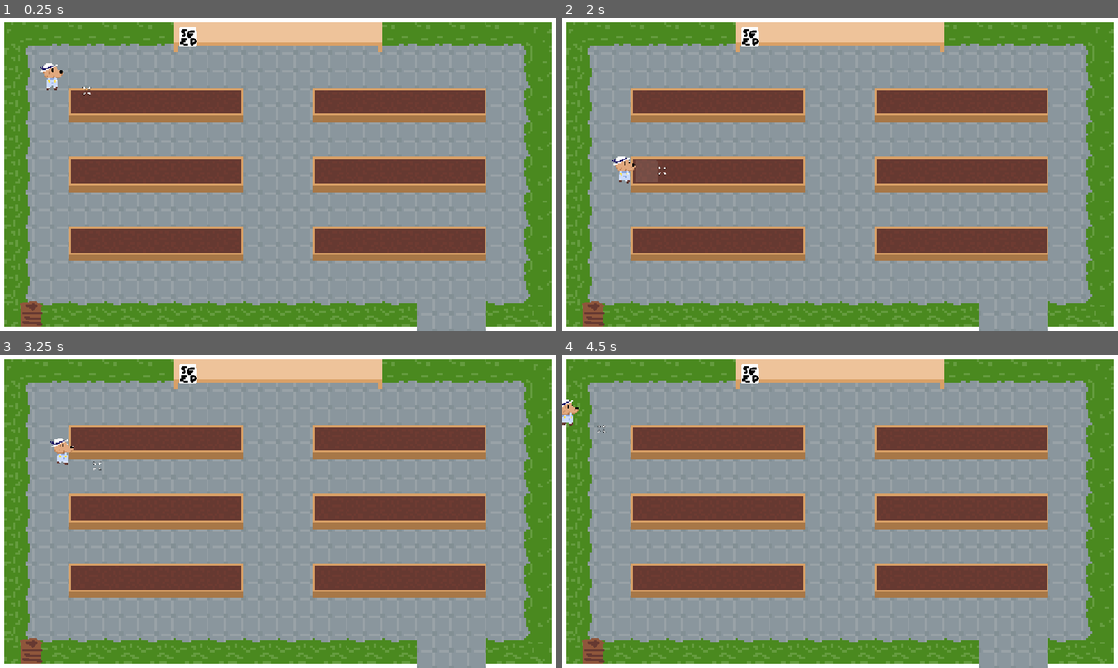
Above: before the commit, frames 1-4 (two rows, left to right).
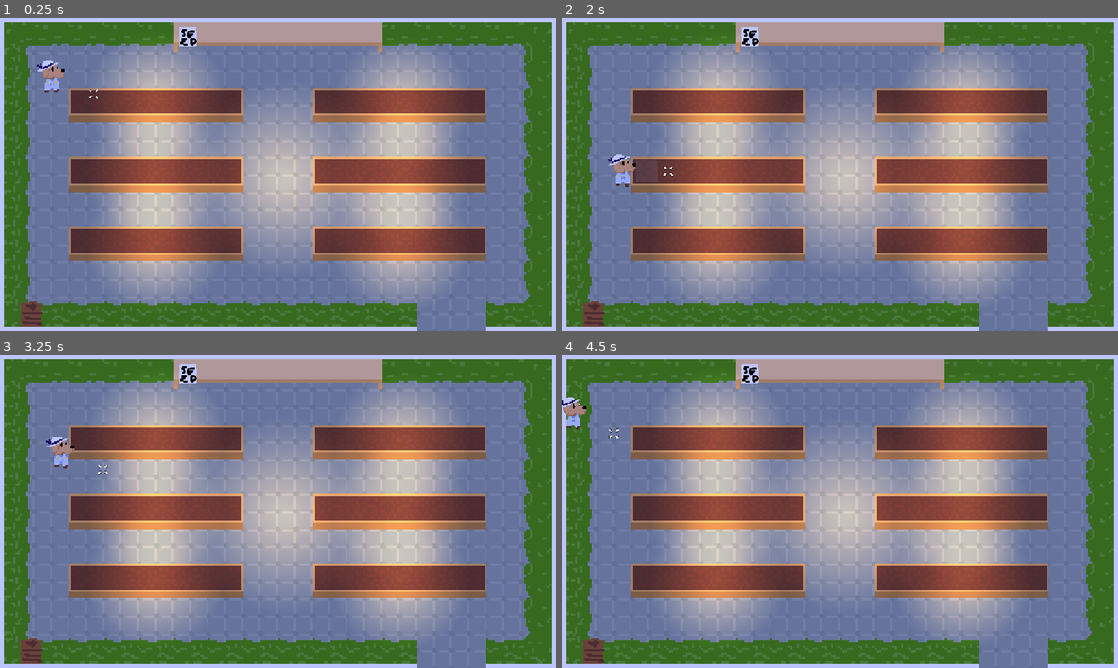
Above: after the commit, the same moments.

Repository: artisiole/gmtk-2026
Game: Godot game, scene res://scenes/main.tscn
The game is run twice, just before and just after one commit, with the same random seed, the same clock (stepped at 60 frames per second) and the same inputs.
Inputs (mouse positions are in pixels of both pictures, inside the frame that each line leads up to):
- Up to frame 1 (0.25 s): no input
- Up to frame 2 (2 s): tap Enter at 0.5 s; move the mouse to (645, 171) at 0.52 s; hold Right (right) 0.53-1.28 s; click (645, 171) at 0.6 s; tap Space at 1.25 s; move the mouse to (684, 171) at 1.27 s; hold Down (down) from 1.28 s (still down); tap Shift (sprint) at 1.35 s
- Up to frame 3 (3.25 s): move the mouse to (155, 508) at 2.02 s; release Down (down) at 2.03 s; hold Right (right) 2.03-2.78 s; click (155, 508) at 2.1 s; tap Enter at 2.75 s; move the mouse to (194, 508) at 2.77 s; hold Up (up) from 2.78 s (still down); tap Shift (sprint) at 2.85 s
- Up to frame 4 (4.5 s): move the mouse to (789, 508) at 3.52 s; release Up (up) at 3.53 s; hold Left (left) from 3.53 s (still down); click (789, 508) at 3.6 s; tap Space at 4.25 s; move the mouse to (673, 464) at 4.27 s; tap Shift (sprint) at 4.35 s

The runs differ from the first frame. In frame 1, 72% of the frame differs, in the area x 0-100%, y 0-100%; in frame 2, 73%; in frame 3, 72%; in frame 4, 72%.

Commit message:
nighttime lighting to main scene

Diff:
--- a/scenes/main.tscn
+++ b/scenes/main.tscn
@@ -24,61 +24,86 @@
 [ext_resource type="Script" uid="uid://c2ftiu1535mow" path="res://scripts/compost.gd" id="25_2wyq8"]
 [ext_resource type="Texture2D" uid="uid://q2rslxocu0it" path="res://sprites/placeholder_compost.png" id="25_og1vs"]
 
-[sub_resource type="RectangleShape2D" id="RectangleShape2D_85ri6"]
-size = Vector2(13, 1458)
-
-[sub_resource type="RectangleShape2D" id="RectangleShape2D_sugp2"]
-size = Vector2(1315, 16.5)
-
-[sub_resource type="RectangleShape2D" id="RectangleShape2D_pm3ni"]
-size = Vector2(981.5, 16.5)
-
-[sub_resource type="RectangleShape2D" id="RectangleShape2D_y6deb"]
-size = Vector2(178, 11.25)
-
-[sub_resource type="TileSetAtlasSource" id="TileSetAtlasSource_kmb1v"]
+[sub_resource type="PhysicsMaterial" id="PhysicsMaterial_y6deb"]
+friction = 0.0
+
+[sub_resource type="TileSetAtlasSource" id="TileSetAtlasSource_pm3ni"]
 texture = ExtResource("11_pm3ni")
 0:0/0 = 0
+0:0/0/physics_layer_0/polygon_0/points = PackedVector2Array(-8, -8, 8, -8, 8, -6, -8, -6)
 1:0/0 = 0
+1:0/0/physics_layer_0/polygon_0/points = PackedVector2Array(6, -8, 8, -8, 8, 8, 6, 8)
 2:0/0 = 0
+2:0/0/physics_layer_0/polygon_0/points = PackedVector2Array(-8, -8, -6, -8, -6, 8, -8, 8)
 3:0/0 = 0
+3:0/0/physics_layer_0/polygon_0/points = PackedVector2Array(-8, 6, 8, 6, 8, 8, -8, 8)
 0:1/0 = 0
+0:1/0/physics_layer_0/polygon_0/points = PackedVector2Array(-8, -8, 8, -8, 8, -6, -8, -6)
 1:1/0 = 0
+1:1/0/physics_layer_0/polygon_0/points = PackedVector2Array(6, -8, 8, -8, 8, 8, 6, 8)
 2:1/0 = 0
+2:1/0/physics_layer_0/polygon_0/points = PackedVector2Array(-8, -8, -6, -8, -6, 8, -8, 8)
 3:1/0 = 0
+3:1/0/physics_layer_0/polygon_0/points = PackedVector2Array(-8, 6, 8, 6, 8, 8, -8, 8)
 0:2/0 = 0
+0:2/0/physics_layer_0/polygon_0/points = PackedVector2Array(-8, -8, 8, -8, 8, -6, -8, -6)
 1:2/0 = 0
+1:2/0/physics_layer_0/polygon_0/points = PackedVector2Array(6, -8, 8, -8, 8, 8, 6, 8)
 2:2/0 = 0
+2:2/0/physics_layer_0/polygon_0/points = PackedVector2Array(-8, -8, -6, -8, -6, 8, -8, 8)
 3:2/0 = 0
+3:2/0/physics_layer_0/polygon_0/points = PackedVector2Array(-8, 6, 8, 6, 8, 8, -8, 8)
 0:3/0 = 0
+0:3/0/physics_layer_0/polygon_0/points = PackedVector2Array(-8, -8, 8, -8, 8, -6, -8, -6)
 1:3/0 = 0
+1:3/0/physics_layer_0/polygon_0/points = PackedVector2Array(6, -8, 8, -8, 8, 8, 6, 8)
 2:3/0 = 0
+2:3/0/physics_layer_0/polygon_0/points = PackedVector2Array(-8, -8, -6, -8, -6, 8, -8, 8)
 3:3/0 = 0
-
-[sub_resource type="TileSetAtlasSource" id="TileSetAtlasSource_fuf3a"]
+3:3/0/physics_layer_0/polygon_0/points = PackedVector2Array(-8, 6, 8, 6, 8, 8, -8, 8)
+
+[sub_resource type="TileSetAtlasSource" id="TileSetAtlasSource_y6deb"]
 texture = ExtResource("12_y6deb")
 0:0/0 = 0
+0:0/0/physics_layer_0/polygon_0/points = PackedVector2Array(-8, -8, 8, -8, 8, -6, -6, -6, -6, 8, -8, 8)
 1:0/0 = 0
+1:0/0/physics_layer_0/polygon_0/points = PackedVector2Array(-8, -8, 8, -8, 8, 8, 6, 8, 6, -6, -8, -6)
 2:0/0 = 0
+2:0/0/physics_layer_0/polygon_0/points = PackedVector2Array(-6, -8, -6, 6, 8, 6, 8, 8, -8, 8, -8, -8)
 3:0/0 = 0
+3:0/0/physics_layer_0/polygon_0/points = PackedVector2Array(6, 6, 6, -8, 8, -8, 8, 8, -8, 8, -8, 6)
 0:1/0 = 0
+0:1/0/physics_layer_0/polygon_0/points = PackedVector2Array(-8, -8, 8, -8, 8, -6, -6, -6, -6, 8, -8, 8)
 1:1/0 = 0
+1:1/0/physics_layer_0/polygon_0/points = PackedVector2Array(-8, -8, 8, -8, 8, 8, 6, 8, 6, -6, -8, -6)
 2:1/0 = 0
+2:1/0/physics_layer_0/polygon_0/points = PackedVector2Array(-6, -8, -6, 6, 8, 6, 8, 8, -8, 8, -8, -8)
 3:1/0 = 0
+3:1/0/physics_layer_0/polygon_0/points = PackedVector2Array(6, 6, 6, -8, 8, -8, 8, 8, -8, 8, -8, 6)
 0:2/0 = 0
+0:2/0/physics_layer_0/polygon_0/points = PackedVector2Array(-8, -8, 8, -8, 8, -6, -6, -6, -6, 8, -8, 8)
 1:2/0 = 0
+1:2/0/physics_layer_0/polygon_0/points = PackedVector2Array(-8, -8, 8, -8, 8, 8, 6, 8, 6, -6, -8, -6)
 2:2/0 = 0
+2:2/0/physics_layer_0/polygon_0/points = PackedVector2Array(-6, -8, -6, 6, 8, 6, 8, 8, -8, 8, -8, -8)
 3:2/0 = 0
+3:2/0/physics_layer_0/polygon_0/points = PackedVector2Array(6, 6, 6, -8, 8, -8, 8, 8, -8, 8, -8, 6)
 0:3/0 = 0
+0:3/0/physics_layer_0/polygon_0/points = PackedVector2Array(-8, -8, 8, -8, 8, -6, -6, -6, -6, 8, -8, 8)
 1:3/0 = 0
+1:3/0/physics_layer_0/polygon_0/points = PackedVector2Array(-8, -8, 8, -8, 8, 8, 6, 8, 6, -6, -8, -6)
 2:3/0 = 0
+2:3/0/physics_layer_0/polygon_0/points = PackedVector2Array(-6, -8, -6, 6, 8, 6, 8, 8, -8, 8, -8, -8)
 3:3/0 = 0
-
-[sub_resource type="TileSet" id="TileSet_pibwh"]
-sources/0 = SubResource("TileSetAtlasSource_kmb1v")
-sources/1 = SubResource("TileSetAtlasSource_fuf3a")
-
-[sub_resource type="PhysicsMaterial" id="PhysicsMaterial_y6deb"]
+3:3/0/physics_layer_0/polygon_0/points = PackedVector2Array(6, 6, 6, -8, 8, -8, 8, 8, -8, 8, -8, 6)
+
+[sub_resource type="TileSet" id="TileSet_og1vs"]
+physics_layer_0/collision_layer = 1
+physics_layer_0/physics_material = SubResource("PhysicsMaterial_y6deb")
+sources/0 = SubResource("TileSetAtlasSource_pm3ni")
+sources/1 = SubResource("TileSetAtlasSource_y6deb")
+
+[sub_resource type="PhysicsMaterial" id="PhysicsMaterial_2wyq8"]
 friction = 0.0
 
 [sub_resource type="TileSetAtlasSource" id="TileSetAtlasSource_c6pm6"]
@@ -130,7 +155,7 @@
 
 [sub_resource type="TileSet" id="TileSet_nvyfr"]
 physics_layer_0/collision_layer = 1
-physics_layer_0/physics_material = SubResource("PhysicsMaterial_y6deb")
+physics_layer_0/physics_material = SubResource("PhysicsMaterial_2wyq8")
 sources/0 = SubResource("TileSetAtlasSource_c6pm6")
 sources/1 = SubResource("TileSetAtlasSource_5he1u")
 sources/2 = SubResource("TileSetAtlasSource_cjqg0")
@@ -161,7 +186,7 @@
 
 [sub_resource type="TileSet" id="TileSet_bjg73"]
 physics_layer_0/collision_layer = 1
-physics_layer_0/physics_material = SubResource("PhysicsMaterial_y6deb")
+physics_layer_0/physics_material = SubResource("PhysicsMaterial_2wyq8")
 sources/0 = SubResource("TileSetAtlasSource_ty1g6")
 sources/1 = SubResource("TileSetAtlasSource_j2jfr")
 
@@ -182,48 +207,43 @@
 
 [sub_resource type="RectangleShape2D" id="RectangleShape2D_0wfyh"]
 size = Vector2(124, 122)
+
+[sub_resource type="CanvasItemMaterial" id="CanvasItemMaterial_og1vs"]
+blend_mode = 3
+
+[sub_resource type="Gradient" id="Gradient_y6deb"]
+colors = PackedColorArray(1, 1, 1, 1, 1, 1, 1, 1)
+
+[sub_resource type="GradientTexture1D" id="GradientTexture1D_bpmhk"]
+gradient = SubResource("Gradient_y6deb")
+
+[sub_resource type="Gradient" id="Gradient_pm3ni"]
+offsets = PackedFloat32Array(0, 0.6325301)
+colors = PackedColorArray(1, 1, 1, 1, 0, 0, 0, 1)
+
+[sub_resource type="GradientTexture2D" id="GradientTexture2D_bpmhk"]
+gradient = SubResource("Gradient_pm3ni")
+fill = 1
+fill_from = Vector2(0.5217391, 0.5173913)
 
 [node name="Node2D" type="Node2D" unique_id=311975873]
 
 [node name="Player" parent="." unique_id=1519330593 instance=ExtResource("2_0wfyh")]
 z_index = 4
 position = Vector2(121, 133)
-
-[node name="Boundaries" type="Node2D" parent="." unique_id=2084108758]
-
-[node name="Walls" type="StaticBody2D" parent="Boundaries" unique_id=1028835517]
-
-[node name="CollisionShape2D" type="CollisionShape2D" parent="Boundaries/Walls" unique_id=1762951722]
-position = Vector2(-7, 712)
-shape = SubResource("RectangleShape2D_85ri6")
-
-[node name="CollisionShape2D2" type="CollisionShape2D" parent="Boundaries/Walls" unique_id=416053934]
-position = Vector2(1286, 709)
-shape = SubResource("RectangleShape2D_85ri6")
-
-[node name="CollisionShape2D3" type="CollisionShape2D" parent="Boundaries/Walls" unique_id=1195485319]
-position = Vector2(635.5, -8.25)
-shape = SubResource("RectangleShape2D_sugp2")
-
-[node name="CollisionShape2D4" type="CollisionShape2D" parent="Boundaries/Walls" unique_id=1710448542]
-position = Vector2(469.25, 728)
-shape = SubResource("RectangleShape2D_pm3ni")
-
-[node name="CollisionShape2D5" type="CollisionShape2D" parent="Boundaries/Walls" unique_id=923265468]
-position = Vector2(1209, 725.375)
-shape = SubResource("RectangleShape2D_y6deb")
+scale = Vector2(1.2, 1.2)
 
 [node name="Camera2D" type="Camera2D" parent="." unique_id=1055604865]
 position = Vector2(640, 360.00003)
 scale = Vector2(5, 5)
 
-[node name="TileMapLayer2" type="TileMapLayer" parent="." unique_id=468879426]
+[node name="TileMapLayer2" type="TileMapLayer" parent="." unique_id=1132094721]
 z_index = 2
 texture_filter = 1
 position = Vector2(0, 720)
 scale = Vector2(5, 5)
 tile_map_data = PackedByteArray("AAAAAPf/AQAAAAEAAAABAPf/AAAAAAEAAAACAPf/AAAAAAEAAAADAPf/AAAAAAEAAAAEAPf/AAAAAAEAAAAFAP …(1296 unchanged characters)…
-tile_set = SubResource("TileSet_pibwh")
+tile_set = SubResource("TileSet_og1vs")
 metadata/_edit_lock_ = true
 
 [node name="TileMapLayer" type="TileMapLayer" parent="." unique_id=1824992334]
@@ -477,6 +497,89 @@
 
 [node name="CollisionShape2D" type="CollisionShape2D" parent="Planter1/Plot5/PlayerBlock" unique_id=65574227]
 shape = SubResource("RectangleShape2D_npwjr")
+
+[node name="NightOverlay" type="Sprite2D" parent="." unique_id=1512364212]
+modulate = Color(0.7393999, 0.7724399, 1.2349999, 1)
+z_index = 22
+material = SubResource("CanvasItemMaterial_og1vs")
+position = Vector2(627.00006, 728.375)
+scale = Vector2(5.90625, 1513.25)
+texture = SubResource("GradientTexture1D_bpmhk")
+
+[node name="NightLights_Main" type="Node2D" parent="." unique_id=572058060]
+
+[node name="PointLight2D" type="PointLight2D" parent="NightLights_Main" unique_id=903424512]
+position = Vector2(352.00003, 180)
+scale = Vector2(5.663, 5.648)
+color = Color(1, 0.6862745, 0.44705883, 0.24313726)
+energy = 1.9
+texture = SubResource("GradientTexture2D_bpmhk")
+
+[node name="PointLight2D2" type="PointLight2D" parent="NightLights_Main" unique_id=1145822458]
+position = Vector2(350.00003, 350)
+scale = Vector2(5.663, 5.648)
+color = Color(1, 0.6862745, 0.44705883, 0.24313726)
+energy = 1.9
+texture = SubResource("GradientTexture2D_bpmhk")
+
+[node name="PointLight2D3" type="PointLight2D" parent="NightLights_Main" unique_id=248825495]
+position = Vector2(349, 514)
+scale = Vector2(5.663, 5.648)
+color = Color(1, 0.6862745, 0.44705883, 0.24313726)
+energy = 1.9
+texture = SubResource("GradientTexture2D_bpmhk")
+
+[node name="PointLight2D4" type="PointLight2D" parent="NightLights_Main" unique_id=2106718470]
+position = Vector2(915, 515.00006)
+scale = Vector2(5.663, 5.648)
+color = Color(1, 0.6862745, 0.44705883, 0.24313726)
+energy = 1.9
+texture = SubResource("GradientTexture2D_bpmhk")
+
+[node name="PointLight2D5" type="PointLight2D" parent="NightLights_Main" unique_id=1646717059]
+position = Vector2(914.00006, 357)
+scale = Vector2(5.663, 5.648)
+color = Color(1, 0.6862745, 0.44705883, 0.24313726)
+energy = 1.9
+texture = SubResource("GradientTexture2D_bpmhk")
+
+[node name="PointLight2D6" type="PointLight2D" parent="NightLights_Main" unique_id=1278808477]
+position = Vector2(919.00006, 192.00003)
+scale = Vector2(5.663, 5.648)
+color = Color(1, 0.6862745, 0.44705883, 0.24313726)
+energy = 1.9
+texture = SubResource("GradientTexture2D_bpmhk")
+
+[node name="PointLight2D7" type="PointLight2D" parent="NightLights_Main" unique_id=1197612616]
+position = Vector2(643.00006, 360)
+scale = Vector2(8.068, 8.053)
+color = Color(1, 0.6862745, 0.44705883, 0.24313726)
+energy = 1.9
+texture = SubResource("GradientTexture2D_bpmhk")
+
+[node name="NightLights_Customers" type="Node2D" parent="." unique_id=710636430]
+position = Vector2(-2, 707)
+
+[node name="PointLight2D7" type="PointLight2D" parent="NightLights_Customers" unique_id=451990756]
+position = Vector2(620, 365)
+scale = Vector2(11.128, 11.113)
+color = Color(1, 0.6862745, 0.44705883, 0.24313726)
+energy = 1.9
+texture = SubResource("GradientTexture2D_bpmhk")
+
+[node name="PointLight2D8" type="PointLight2D" parent="NightLights_Customers" unique_id=1159666945]
+position = Vector2(244, 351)
+scale = Vector2(11.128, 11.113)
+color = Color(1, 0.6862745, 0.44705883, 0.24313726)
+energy = 1.9
+texture = SubResource("GradientTexture2D_bpmhk")
+
+[node name="PointLight2D9" type="PointLight2D" parent="NightLights_Customers" unique_id=1583980292]
+position = Vector2(1055, 357)
+scale = Vector2(11.128, 11.113)
+color = Color(1, 0.6862745, 0.44705883, 0.24313726)
+energy = 1.9
+texture = SubResource("GradientTexture2D_bpmhk")
 
 [connection signal="body_entered" from="CameraTrigger" to="CameraTrigger" method="_on_body_entered"]
 [connection signal="body_entered" from="CameraTrigger2" to="CameraTrigger2" method="_on_body_entered"]
